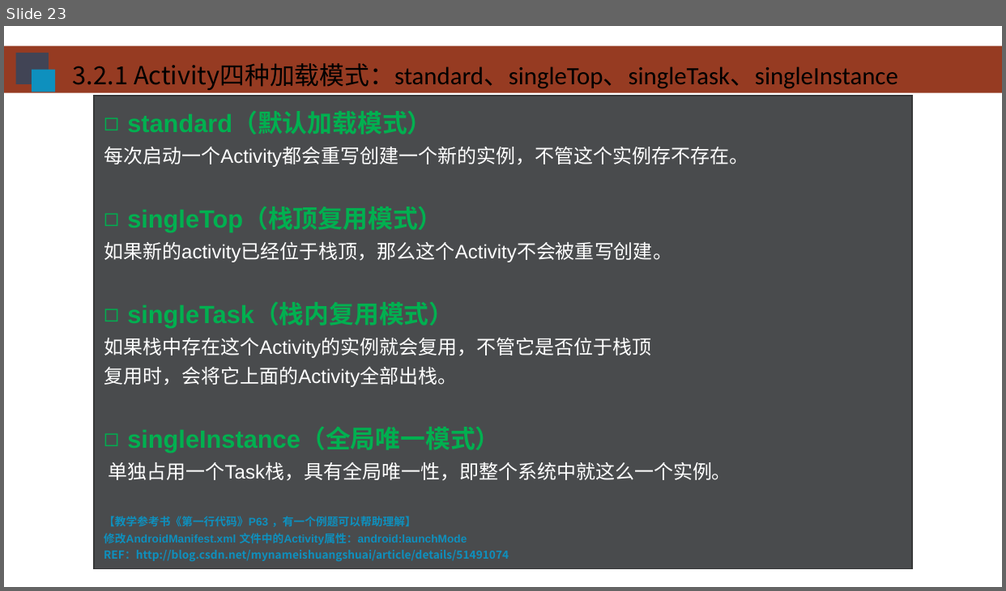
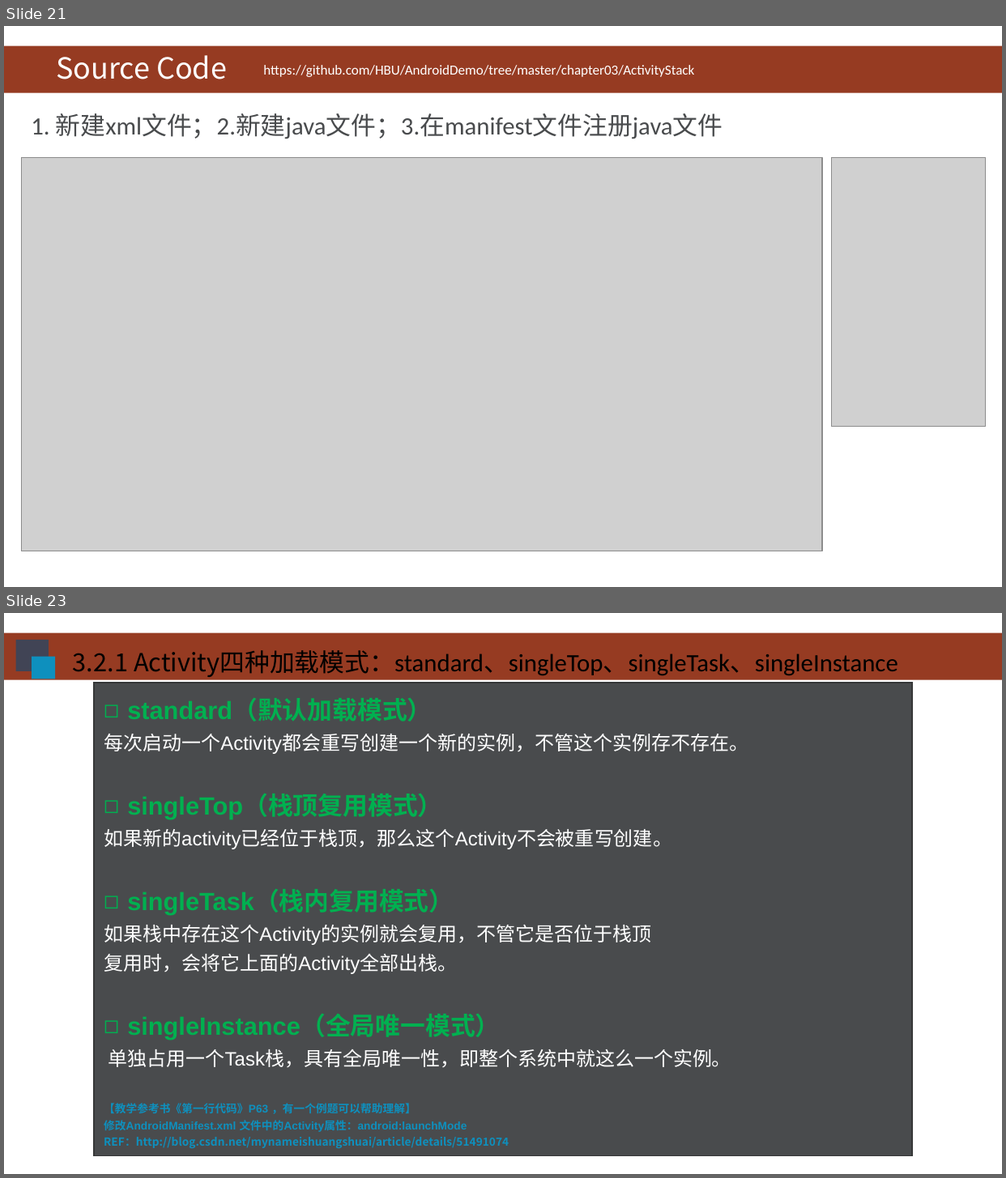
Before and after one commit to HBU/Android-PPT, a slide deck: 03.0 -- 整体架构 -- 第03章.pptx. Shown one above the other, each under a label of ours: slide 23 before the commit, slides 21 and 23 after it; the slides between them are not shown. The pictures are 1006x591 and 1006x1178 pixels, drawn with LibreOffice and Linux fonts; fonts in the diff are those of the drawing; grey boxes stand for pictures; background and template pictures are left out. Boxes give left, top, right and bottom in pixels: in the first picture for what was removed or moved away, otherwise in the second. Text is boxed around its words. In the diff, an @@ line names an element or a change of style, - is before the commit and + after.

```diff
--- a/03.0 -- 整体架构 -- 第03章.pptx
+++ b/03.0 -- 整体架构 -- 第03章.pptx
@@ slide 21 added at (4,26,1002,587), background #FFFFFF; not listed: 1 template element that a slide beside it also shows @@
@@ title added at (56,55,227,79), 21 pt, text #FFFFFF @@
+Source Code
@@ text added at (263,65,694,77), 10 pt, text #FFFFFF @@
+https://github.com/HBU/AndroidDemo/tree/master/chapter03/ActivityStack
@@ text added at (31,113,723,139), 18 pt, text #494B4D @@
+1. 新建xml文件；2.新建java文件；3.在manifest文件注册java文件
@@ picture added at (21,158,822,551) @@
@@ picture added at (831,158,985,426) @@
```
Also in this commit, not shown: 2 slides changed, 1 slide removed.
